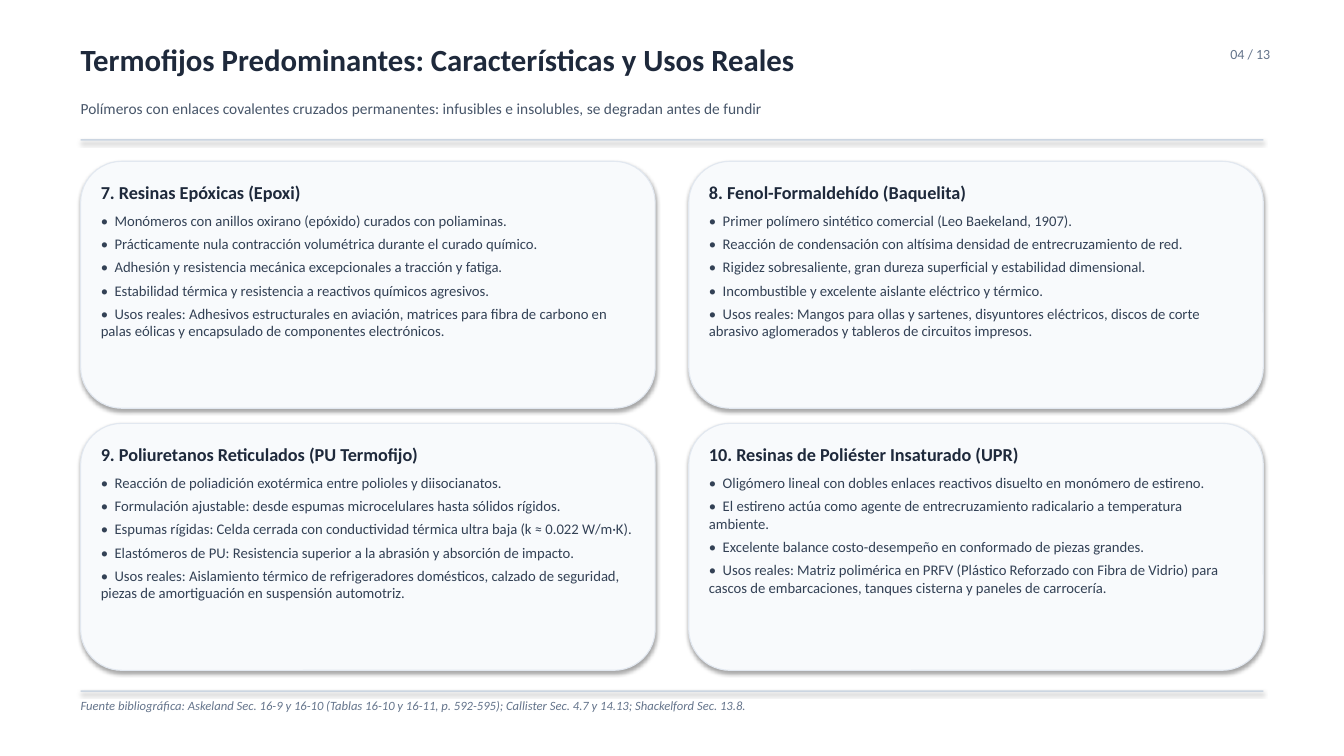
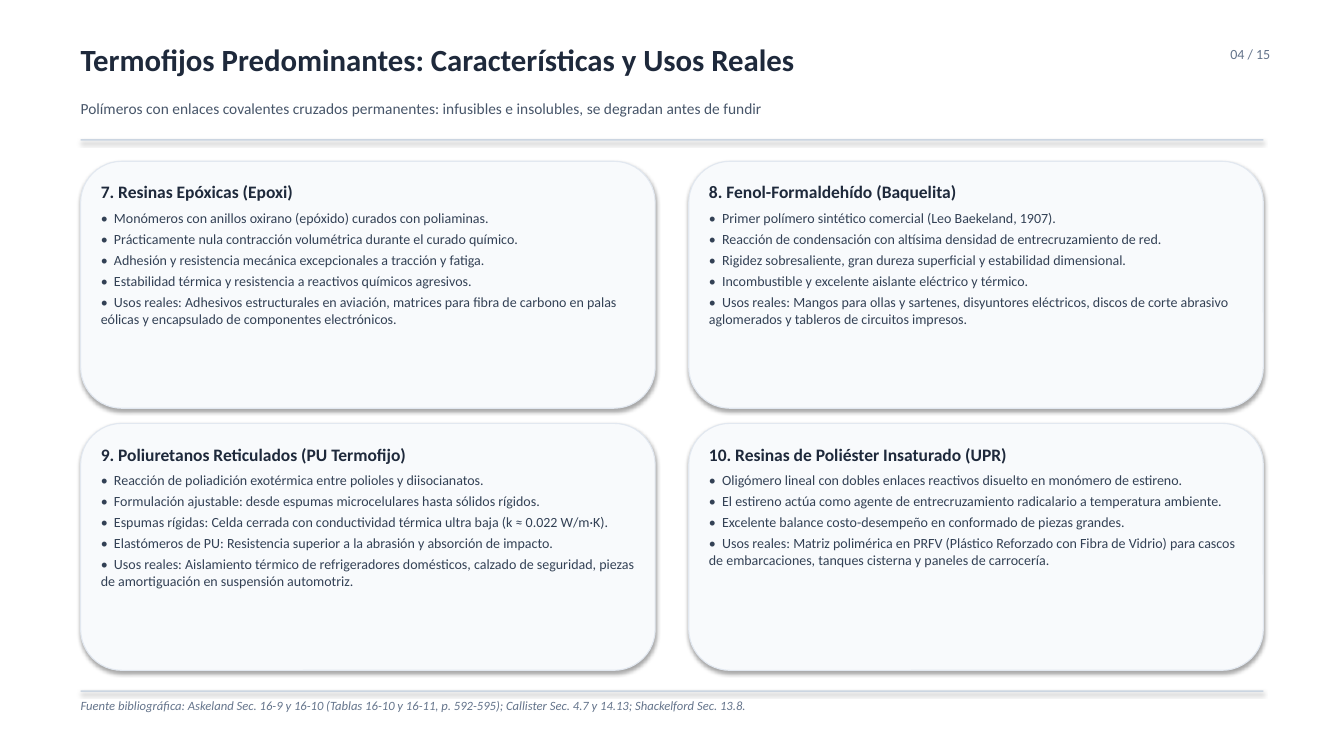
Before and after one commit to AlejandroDiazGaytan/FIM-Polimeros, a slide deck: slide 4 of presentacion_polimeros_procesos_reciclaje.pptx. Drawn at 1344x756 pixels with LibreOffice and Linux fonts; fonts in the diff are those of the drawing. Boxes give left, top, right and bottom in pixels: in the first picture for what was removed or moved away, otherwise in the second. Text is boxed around its words. In the diff, an @@ line names an element or a change of style, - is before the commit and + after.

```diff
--- a/presentacion_polimeros_procesos_reciclaje.pptx
+++ b/presentacion_polimeros_procesos_reciclaje.pptx
@@ text at (x1=1230, y1=50, x2=1270, y2=59): text changed @@
-04 / 13
+04 / 15
@@ text "7. Resinas Epóxicas (Epoxi)" at (x1=101, y1=185, x2=616, y2=327): size 13 to 12.5 pt in "7. Resinas Epóxicas (Epoxi)"; size 10.5 to 10 pt; less space between paragraphs @@
@@ text "8. Fenol-Formaldehído (Baquelita)" at (x1=709, y1=185, x2=1228, y2=327): size 13 to 12.5 pt in "8. Fenol-Formaldehído (Baquelita)"; size 10.5 to 10 pt; less space between paragraphs @@
@@ text "9. Poliuretanos Reticulados (PU Termofijo)" at (x1=101, y1=448, x2=634, y2=589): size 13 to 12.5 pt in "9. Poliuretanos Reticulados (PU Termofijo)"; size 10.5 to 10 pt; less space between paragraphs @@
@@ text "10. Resinas de Poliéster Insaturado ..." at (x1=709, y1=448, x2=1235, y2=568): size 13 to 12.5 pt in "10. Resinas de Poliéster Insaturado (UPR)"; size 10.5 to 10 pt; less space between paragraphs @@
```
Also in this commit, not shown: 12 other slides changed, 2 slides added, 3 other files.
